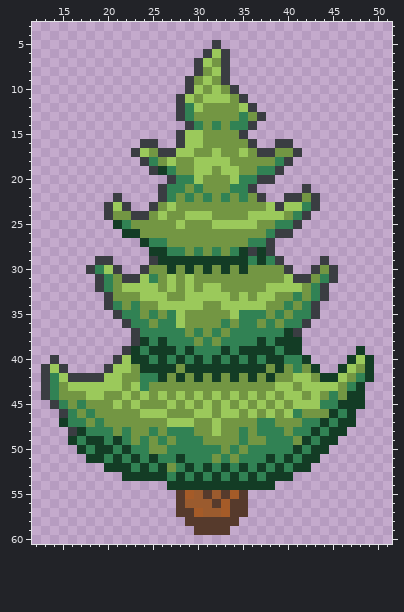
One commit to this pixel-art file: Assets/img/treeleaves.ase. Above is the file before it was changed.
64x64 pixels, 1 frame. Shown: x 12..51, y 3..60.
Once edited:
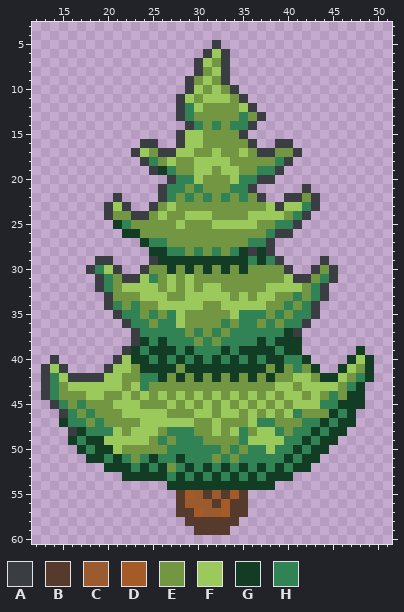
Palette (. is transparent): A #3a3d42  B #563a2c  C #9b5b2e  D #a55b28  E #739643  F #9bc95b  G #133c25  H #318254
Changes in this commit:
--- layers "Layer", "Layer 1"
@@ x 18..43 @@
 44 FFEEFEFEFEFEFEFEFEFEFEFFEF
-45 EEEFEFEEEFEFEFEFEFEFEFEFFF
-46 HEEEEEFFFEEEFFEFFEFEFEFHEE
-47 EHEEEEEEEFFFEEFEEEEHHEEEHH
-48 HHHEHEEHEHHHEEFEEHEHHHEHHG
-49 GGHGHEHEHEHHHEEEEHEEHHHEGH
-50 HGGHGHHEEHHHHHHEHEHHHHHGHG
-51 GGHGHGHGHHGHHHEHEHHHGHGHGG
+45 EEEFFFEEEFEFEFEFEFEFEFEFFF
+46 HEEEFFFFFEEEFFEFFEFEFEFHEE
+47 EHEEEEFFFFFFEEFEEEFHHEEEHH
+48 HHHFEFFFEHHHEEFEFHEFFHEHHG
+49 GGFFFFFEHEHHHEEEEHFFFFHHGH
+50 HGGFEEEEEHHHHHHEHEHHFHHGHG
+51 GGHGHEHGHHGHHHEHEHHHHHGHGG
 52 ..GGGHGHGEHGHGHGHGHGHGHGG.
Boxes around the changes in both pictures, in picture pixels (x1, y1, x2, y2):
changed: (104, 400, 167, 463)
changed: (230, 418, 302, 463)
